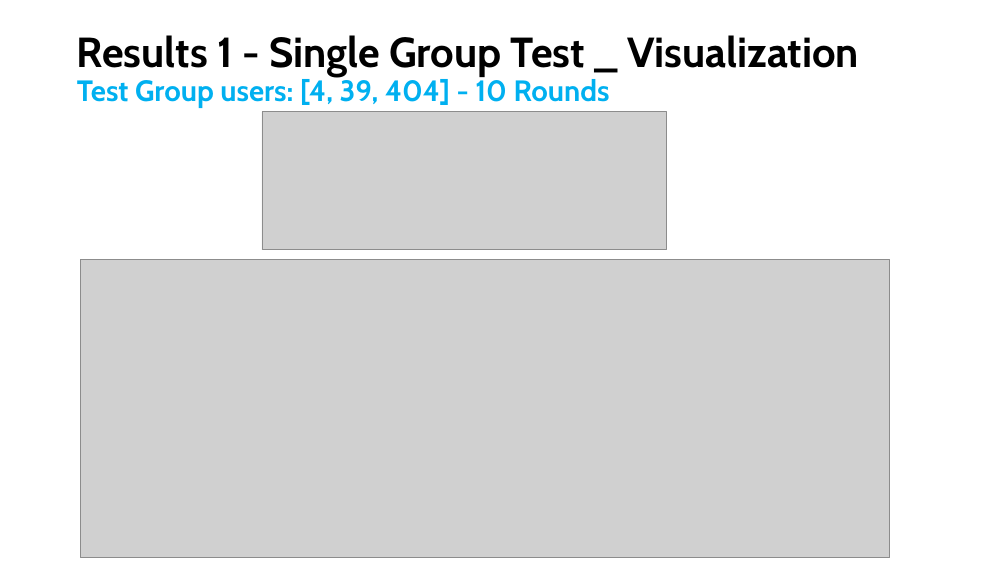
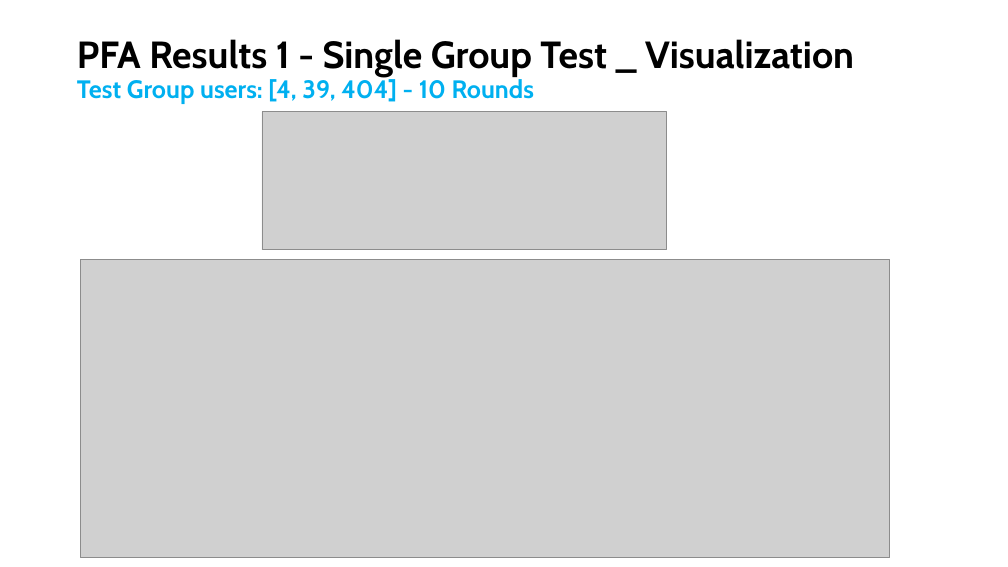
Before and after one commit to xiaosihuang003/recommender_systems_project_work, a slide deck: slide 5 of presentation/Part2_group_upgrade.pptx. Drawn at 1008x567 pixels with LibreOffice and Linux fonts; fonts in the diff are those of the drawing; grey boxes stand for pictures; background and template pictures are left out. Boxes give left, top, right and bottom in pixels: in the first picture for what was removed or moved away, otherwise in the second. Text is boxed around its words. In the diff, an @@ line names an element or a change of style, - is before the commit and + after.

Commit message:
Presentation of Part2_group_upgrade

```diff
--- a/presentation/Part2_group_upgrade.pptx
+++ b/presentation/Part2_group_upgrade.pptx
@@ title at (x1=77, y1=39, x2=854, y2=104): text changed; size 40 to 36 pt @@
-Results 1 - Single Group Test _ Visualization
-Test Group users: [4, 39, 404] - 10 Rounds
+PFA Results 1 - Single Group Test _ Visualization
+Test Group users: [4, 39, 404] - 10 Rounds
```
Also in this commit, not shown: 2 other slides changed, 2 other files.
